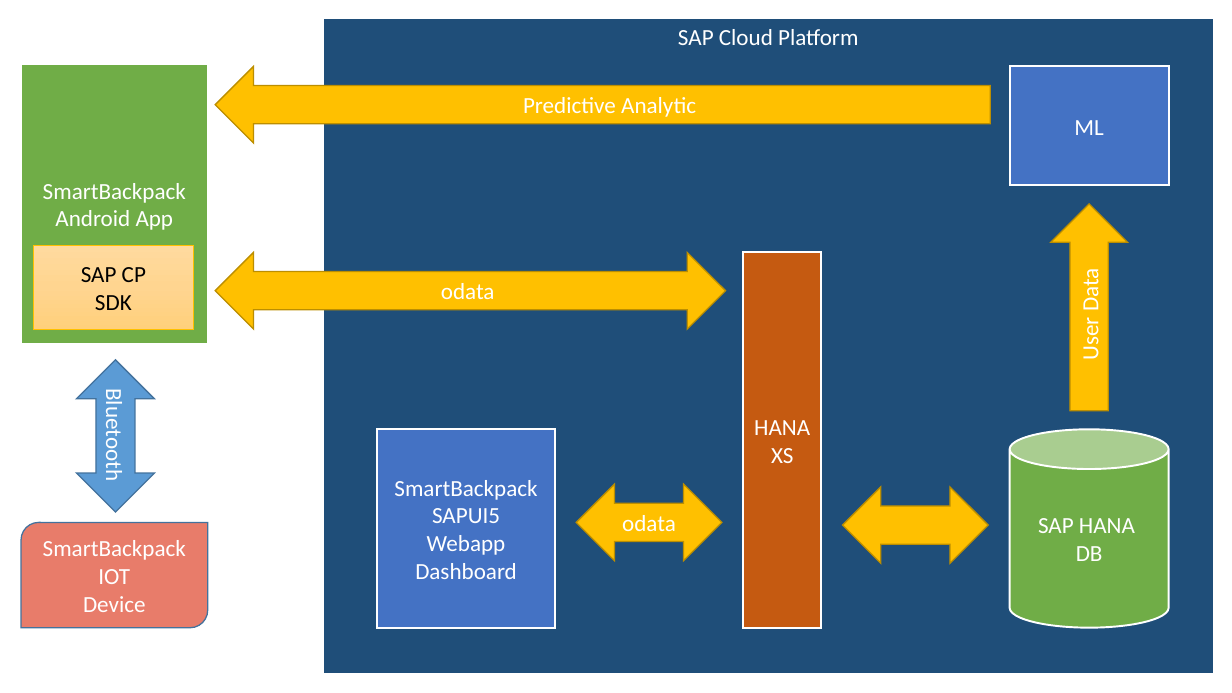
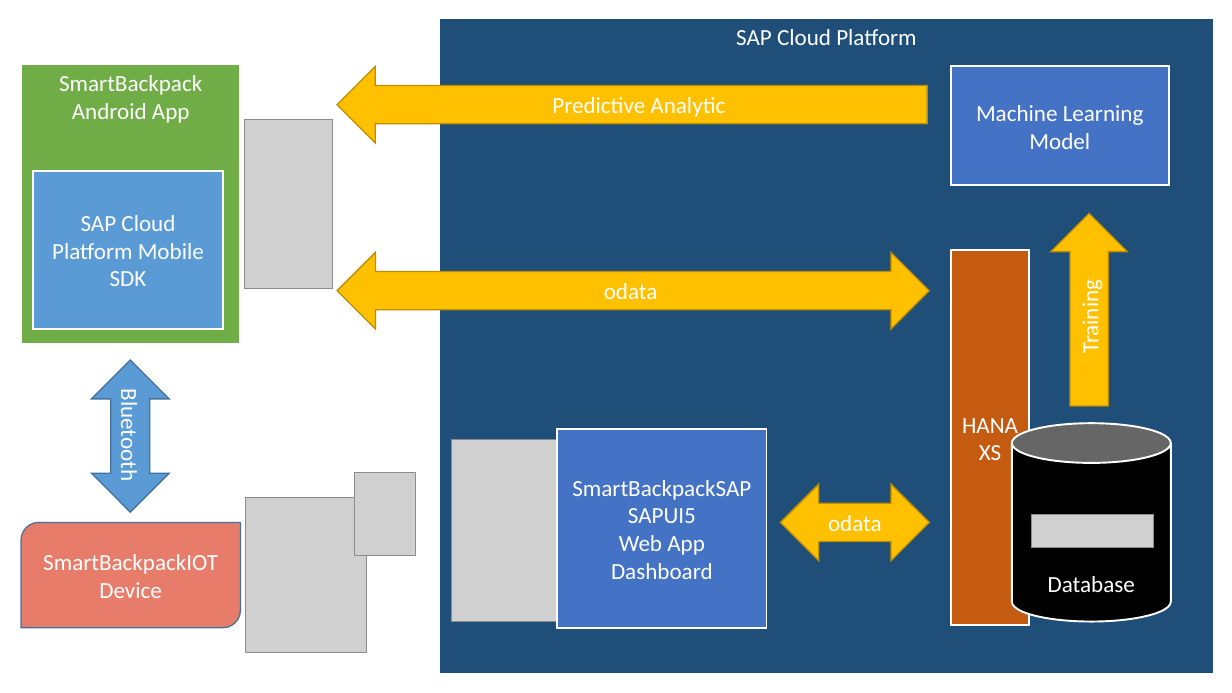
Before and after one commit to c0j0s/NYP-SAP-SmartBackpack, a slide deck: slide 1 of Documentations/structure_diagrams.pptx. Drawn at 1232x693 pixels with LibreOffice and Linux fonts; fonts in the diff are those of the drawing; grey boxes stand for pictures. Boxes give left, top, right and bottom in pixels: in the first picture for what was removed or moved away, otherwise in the second. Text is boxed around its words. In the diff, an @@ line names an element or a change of style, - is before the commit and + after.

```diff
--- a/Documentations/structure_diagrams.pptx
+++ b/Documentations/structure_diagrams.pptx
@@ rectangle "SAP Cloud Platform": place and size @@
-rectangle "SAP Cloud Platform" at bbox=[323, 18, 1214, 675]
+rectangle "SAP Cloud Platform" at bbox=[440, 18, 1214, 675]
@@ rectangle "SmartBackpack": place and size @@
-rectangle "SmartBackpack" at bbox=[21, 64, 208, 344]
+rectangle "SmartBackpack" at bbox=[21, 64, 240, 344]
@@ rectangle "SmartBackpack" at bbox=[21, 64, 240, 344]: vertical alignment middle to top @@
@@ left arrow "Predictive Analytic": place and size @@
-left arrow "Predictive Analytic" at bbox=[215, 67, 991, 143]
+left arrow "Predictive Analytic" at bbox=[337, 67, 928, 143]
@@ rectangle "Machine Learning": place and size @@
-rectangle "Machine Learning" at bbox=[1010, 67, 1169, 186]
+rectangle "Machine Learning" at bbox=[951, 67, 1169, 186]
@@ text in rectangle at bbox=[976, 105, 1144, 149]: text changed @@
-ML
+Machine Learning
+Model
@@ picture added at bbox=[245, 120, 333, 288] @@
@@ rectangle "SAP Cloud Platform Mobile": place and size @@
-rectangle "SAP Cloud Platform Mobile" at bbox=[33, 246, 194, 329]
+rectangle "SAP Cloud Platform Mobile" at bbox=[33, 171, 224, 329]
@@ rectangle "SAP Cloud Platform Mobile" at bbox=[33, 171, 224, 329]: fill gradient #FFDB9E to #FFD590 to #FFD07C to #5B9BD5; outline #FFC000 0.5 pt to #FFFFFF 1.5 pt @@
@@ text in rectangle at bbox=[52, 215, 204, 259]: text changed; text colour #000000 to #FFFFFF @@
-SAP CP
+SAP Cloud Platform Mobile
@@ right arrow "Training": place and size @@
-right arrow "Training" at bbox=[1051, 204, 1128, 411]
+right arrow "Training" at bbox=[1051, 213, 1128, 407]
@@ left right arrow "odata": place and size @@
-left right arrow "odata" at bbox=[215, 252, 726, 329]
+left right arrow "odata" at bbox=[337, 252, 930, 329]
@@ rectangle "HANA": place and size @@
-rectangle "HANA" at bbox=[743, 252, 821, 628]
+rectangle "HANA" at bbox=[951, 250, 1030, 626]
@@ text in rectangle at bbox=[110, 271, 147, 286]: text colour #000000 to #FFFFFF in "SDK" @@
@@ text in right arrow at bbox=[1076, 287, 1104, 352]: text changed @@
-User Data
+Training
@@ up down arrow "Bluetooth": place and size @@
-up down arrow "Bluetooth" at bbox=[77, 360, 154, 512]
+up down arrow "Bluetooth" at bbox=[91, 360, 169, 513]
@@ picture added at bbox=[451, 439, 611, 621] @@
@@ rectangle "SmartBackpackSAP": place and size @@
-rectangle "SmartBackpackSAP" at bbox=[377, 430, 555, 628]
+rectangle "SmartBackpackSAP" at bbox=[557, 430, 766, 628]
@@ cylinder "Database": place and size @@
-cylinder "Database" at bbox=[1010, 430, 1169, 628]
+cylinder "Database" at bbox=[1012, 423, 1171, 622]
@@ cylinder "Database" at bbox=[1012, 423, 1171, 622]: vertical alignment middle to bottom; fill #70AD47 to #000000 @@
@@ picture added at bbox=[355, 472, 416, 556] @@
@@ picture added at bbox=[245, 498, 367, 653] @@
@@ text in rectangle at bbox=[572, 480, 751, 500]: text changed @@
-SmartBackpack
+SmartBackpackSAP
@@ left right arrow "odata": place and size @@
-left right arrow "odata" at bbox=[577, 484, 723, 561]
+left right arrow "odata" at bbox=[781, 484, 930, 561]
@@ left right arrow removed at bbox=[843, 487, 989, 564] @@
@@ round diag rect "SmartBackpackIOT": place and size @@
-round diag rect "SmartBackpackIOT" at bbox=[21, 522, 208, 628]
+round diag rect "SmartBackpackIOT" at bbox=[21, 522, 240, 628]
@@ text in rectangle at bbox=[619, 535, 705, 555]: text changed @@
-Webapp
+Web App
@@ picture added at bbox=[1031, 514, 1153, 547] @@
@@ text in round diag rect at bbox=[43, 554, 218, 574]: text changed @@
-SmartBackpack
-IOT
+SmartBackpackIOT
@@ text in cylinder at bbox=[1048, 576, 1135, 592]: text changed @@
-SAP HANA
-DB
+Database
```
Also in this commit, not shown: 1 other slide changed, 4 other files.
